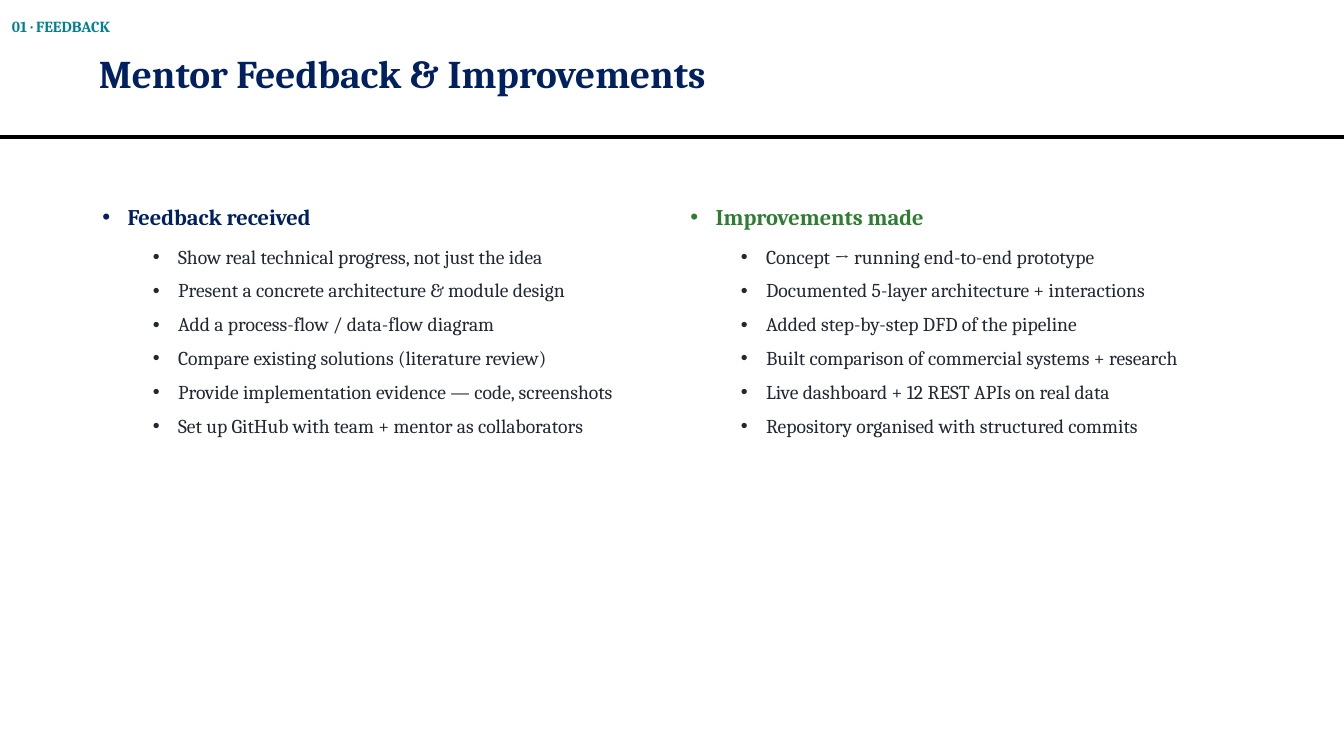
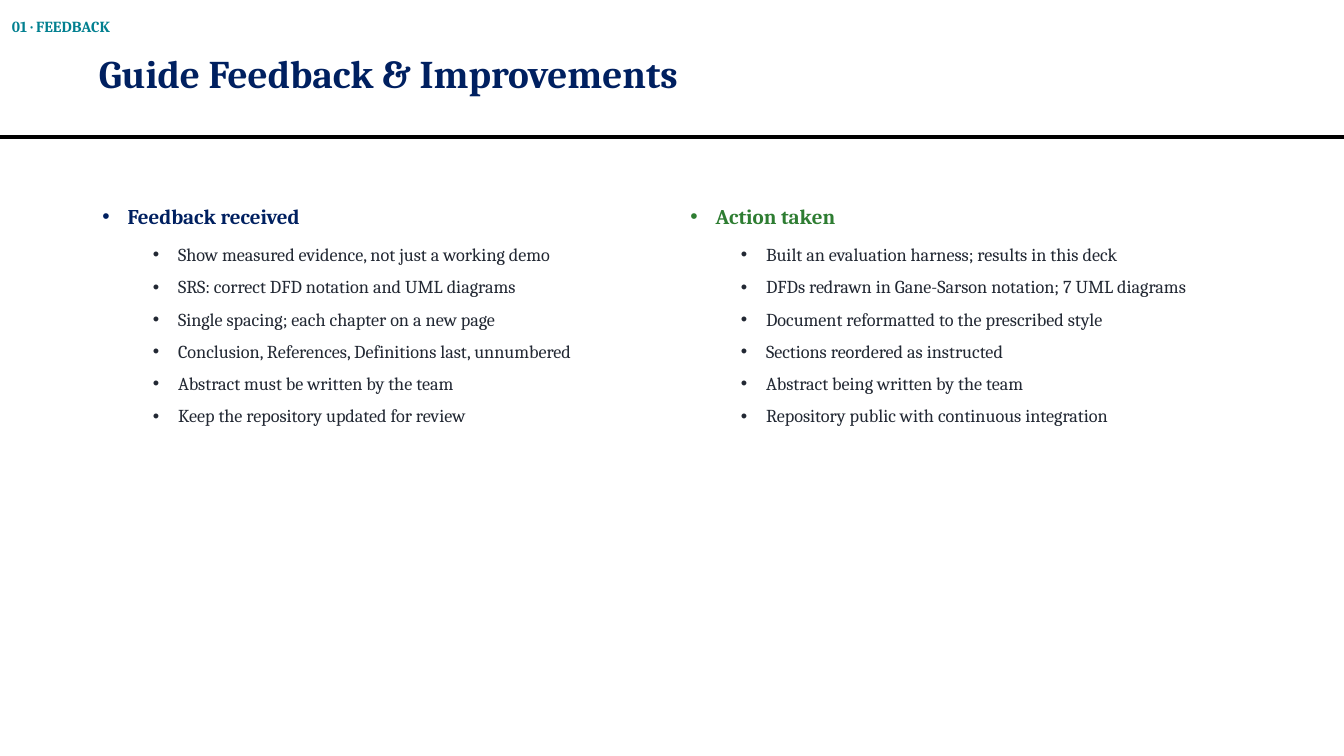
Before and after one commit to OMJOSHI15/indus11, a slide deck: slide 3 of docs/Indus11-Review2.pptx. Drawn at 1344x756 pixels with LibreOffice and Linux fonts; fonts in the diff are those of the drawing. Boxes give left, top, right and bottom in pixels: in the first picture for what was removed or moved away, otherwise in the second. Text is boxed around its words. In the diff, an @@ line names an element or a change of style, - is before the commit and + after.

```diff
--- a/docs/Indus11-Review2.pptx
+++ b/docs/Indus11-Review2.pptx
@@ title at box(99, 60, 678, 97): text changed @@
-Mentor Feedback & Improvements
+Guide Feedback & Improvements
@@ text at box(128, 209, 300, 224): size 16 to 15 pt in "Feedback received" @@
@@ text at box(716, 209, 1186, 426): text changed; size 14 to 13 pt @@
-• Improvements made
-  • Concept → running end-to-end prototype
-  • Documented 5-layer architecture + interactions
-  • Added step-by-step DFD of the pipeline
-  • Built comparison of commercial systems + research
-  • Live dashboard + 12 REST APIs on real data
-  • Repository organised with structured commits
+• Action taken
+  • Built an evaluation harness; results in this deck
+  • DFDs redrawn in Gane-Sarson notation; 7 UML diagrams
+  • Document reformatted to the prescribed style
+  • Sections reordered as instructed
+  • Abstract being written by the team
+  • Repository public with continuous integration
@@ text at box(178, 248, 571, 426): text changed; size 14 to 13 pt @@
-  • Show real technical progress, not just the idea
-  • Present a concrete architecture & module design
-  • Add a process-flow / data-flow diagram
-  • Compare existing solutions (literature review)
-  • Provide implementation evidence — code, screenshots
-  • Set up GitHub with team + mentor as collaborators
+  • Show measured evidence, not just a working demo
+  • SRS: correct DFD notation and UML diagrams
+  • Single spacing; each chapter on a new page
+  • Conclusion, References, Definitions last, unnumbered
+  • Abstract must be written by the team
+  • Keep the repository updated for review
```
Also in this commit, not shown: 2 other slides changed, 1 slide added, 1 other file.
